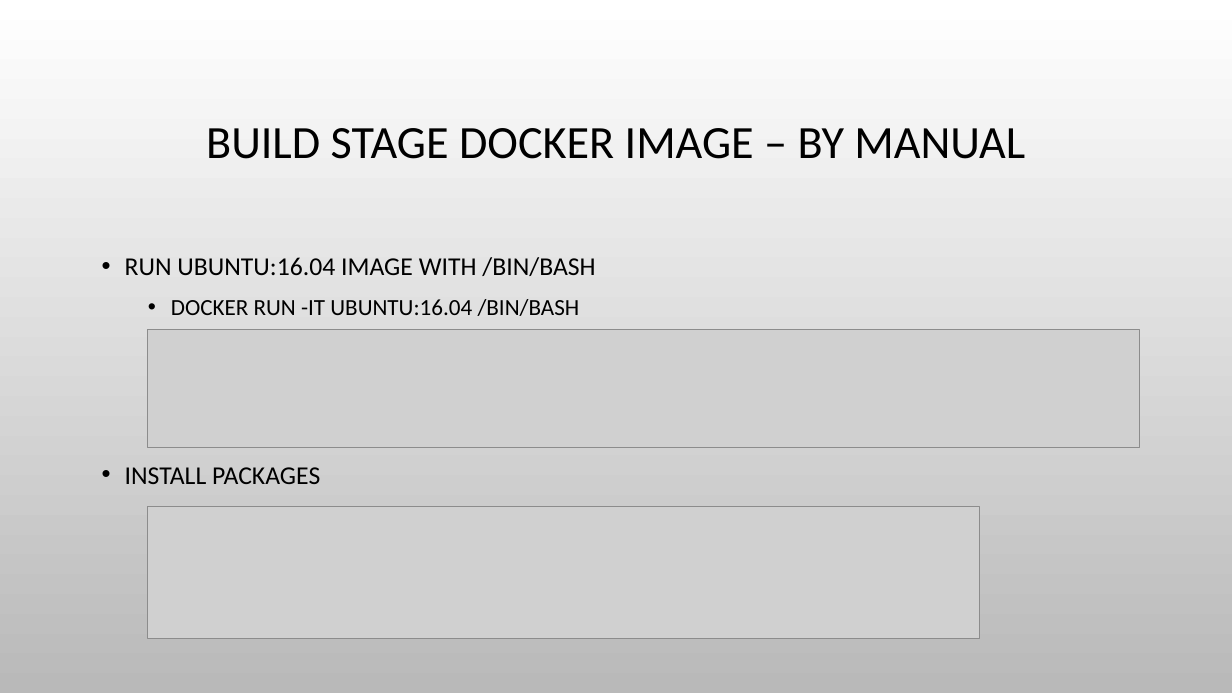
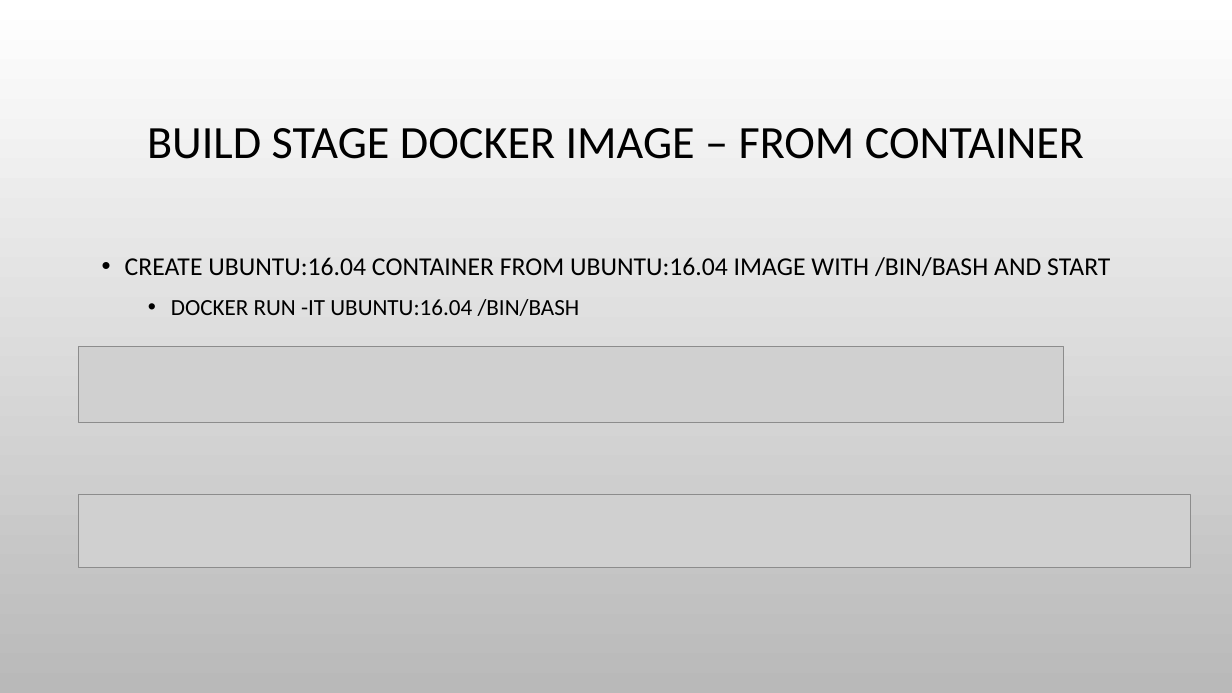
Before and after one commit to haixiang1977/iris, a slide deck: slide 19 of Docker Practice.pptx (slide 17 before the commit). Drawn at 1232x693 pixels with LibreOffice and Linux fonts; fonts in the diff are those of the drawing; grey boxes stand for pictures; background and template pictures are left out. Boxes give left, top, right and bottom in pixels: in the first picture for what was removed or moved away, otherwise in the second. Text is boxed around its words. In the diff, an @@ line names an element or a change of style, - is before the commit and + after.

Commit message:
Update the mosquitto docker

```diff
--- a/Docker Practice.pptx
+++ b/Docker Practice.pptx
@@ title at [147, 128, 1084, 159]: text changed @@
-BUILD STAGE DOCKER IMAGE – BY MANUAL
+BUILD STAGE DOCKER IMAGE – FROM CONTAINER
@@ text at [125, 257, 1110, 276]: text changed @@
-• RUN UBUNTU:16.04 IMAGE WITH /BIN/BASH
+• CREATE UBUNTU:16.04 CONTAINER FROM UBUNTU:16.04 IMAGE WITH /BIN/BASH AND START
@@ picture: place and size @@
-picture at [147, 330, 1140, 447]
+picture at [79, 347, 1065, 422]
@@ text at [125, 467, 320, 484]: paragraph removed @@
-• INSTALL PACKAGES
@@ picture added at [79, 494, 1191, 567] @@
@@ picture removed at [147, 506, 980, 639] @@
```
Also in this commit, not shown: 8 other slides changed, 15 slides added, 1 slide removed, 2 other files.
